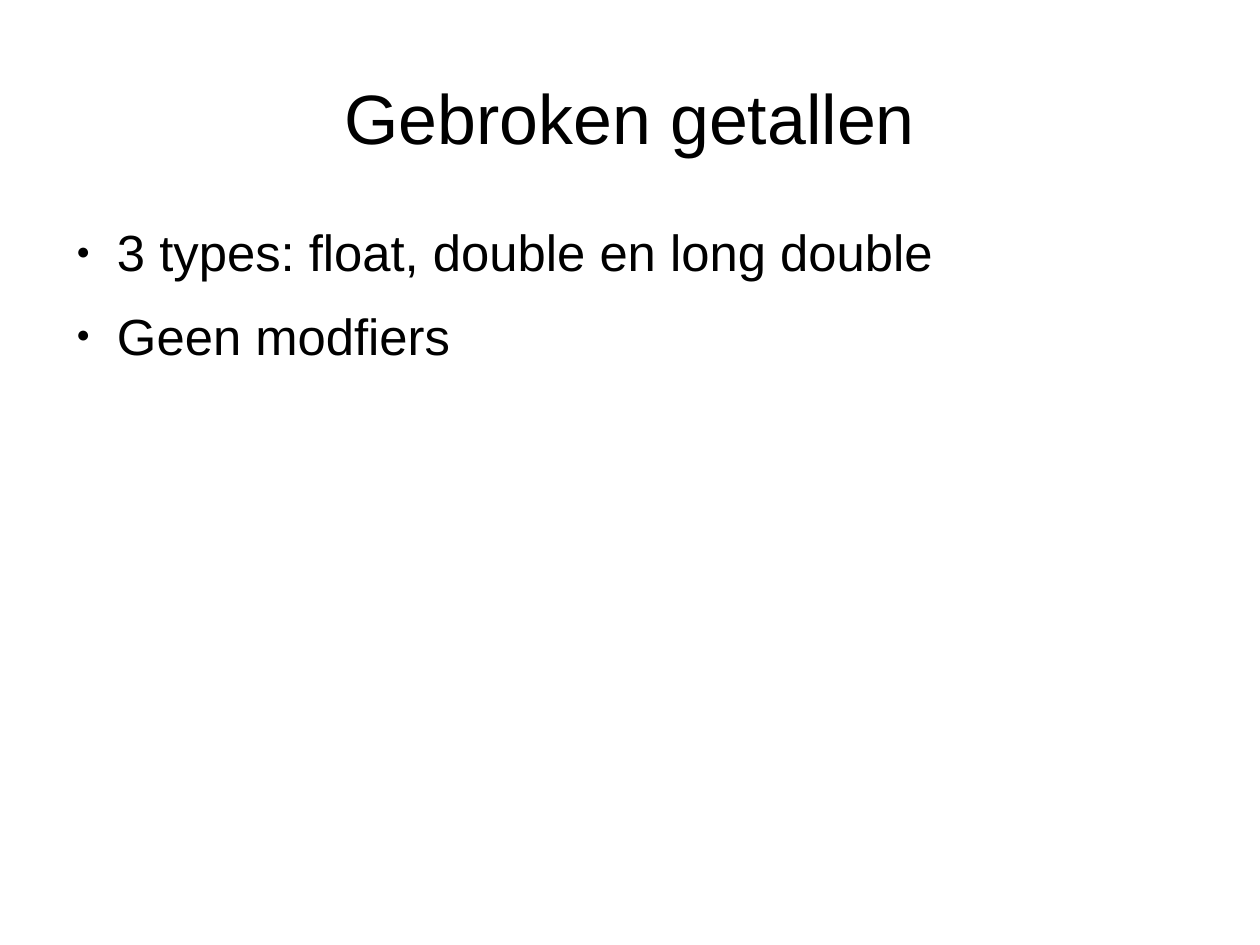
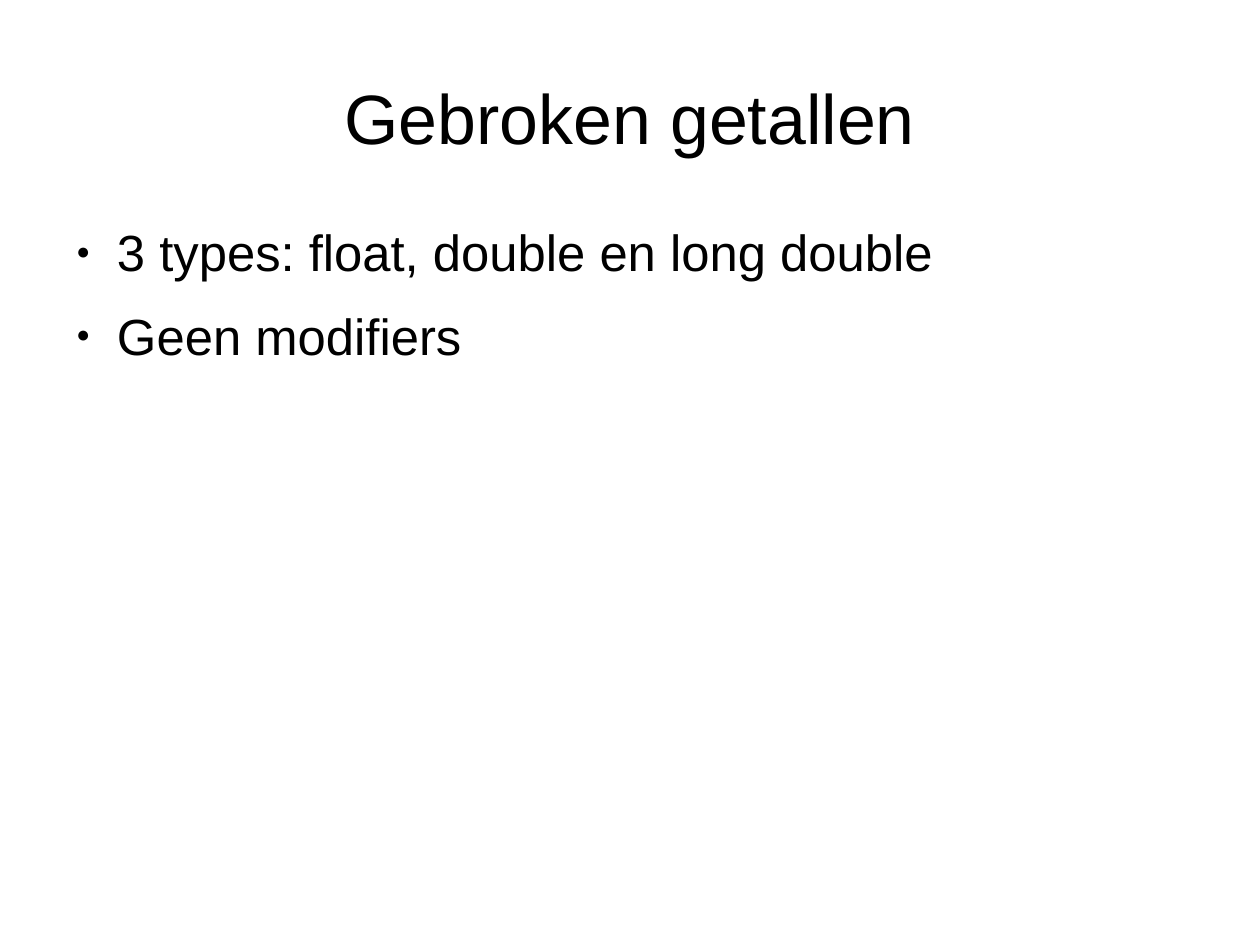
Before and after one commit to djog/arduino_cursus, a slide deck: slide 20 of Raw/DataTypesVanGetallenEnSnelheid.odp. Drawn at 1260x945 pixels with LibreOffice and Linux fonts; fonts in the diff are those of the drawing. Boxes give left, top, right and bottom in pixels: in the first picture for what was removed or moved away, otherwise in the second. Text is boxed around its words. In the diff, an @@ line names an element or a change of style, - is before the commit and + after.

```diff
--- a/Raw/DataTypesVanGetallenEnSnelheid.odp
+++ b/Raw/DataTypesVanGetallenEnSnelheid.odp
@@ text at (117, 318, 461, 356): text changed @@
-● Geen modfiers
+● Geen modifiers
```
Also in this commit, not shown: 7 other slides changed, 2 slides added, 2 slides removed, 15 other files.
